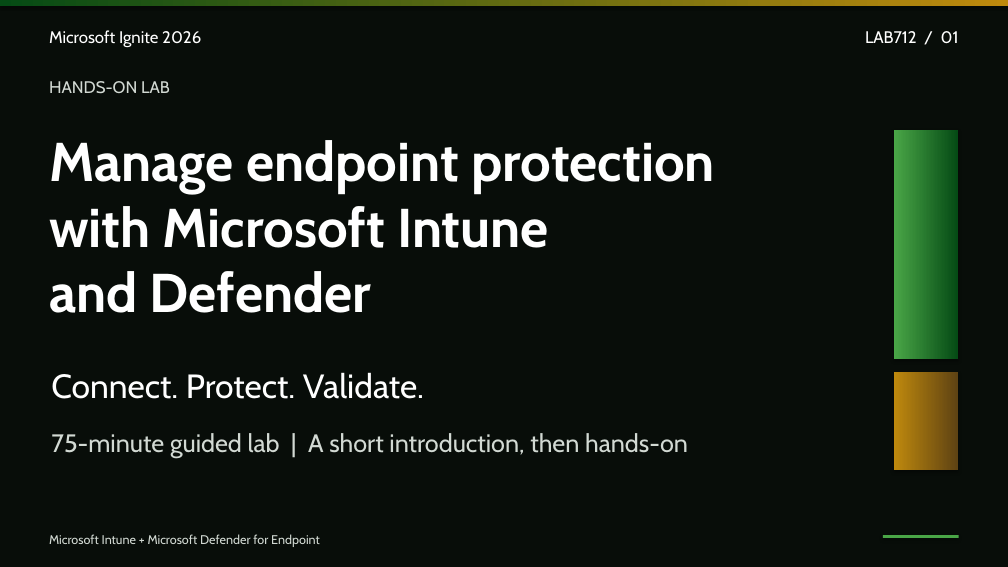
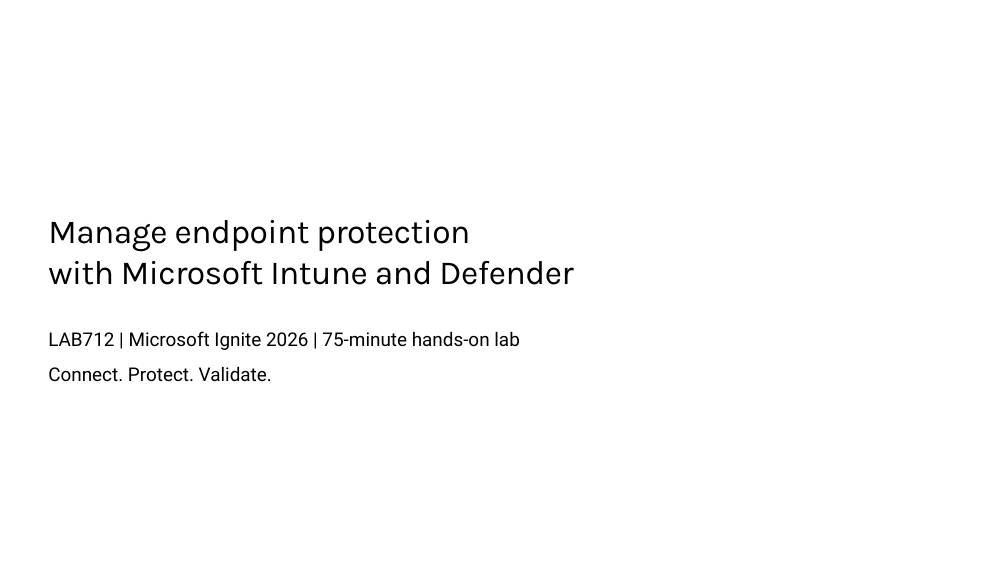
Before and after one commit to microsoft/ignite26-LAB712, a slide deck: slide 1 of docs/slides/LAB712-context-Ignite-2026.pptx. Drawn at 1008x567 pixels with LibreOffice and Linux fonts; fonts in the diff are those of the drawing; background and template pictures are left out. Boxes give left, top, right and bottom in pixels: in the first picture for what was removed or moved away, otherwise in the second. Text is boxed around its words. In the diff, an @@ line names an element or a change of style, - is before the commit and + after.

```diff
--- a/docs/slides/LAB712-context-Ignite-2026.pptx
+++ b/docs/slides/LAB712-context-Ignite-2026.pptx
@@ background #080D09 to #FFFFFF @@
@@ rectangle removed at (0, 0, 1008, 5) @@
@@ text removed at (865, 31, 959, 44) @@
-LAB712 / 01
@@ text removed at (49, 81, 170, 94) @@
-HANDS-ON LAB
@@ rectangle removed at (894, 130, 958, 359) @@
@@ title "Manage endpoint protection with Microsoft ..." at (48, 220, 573, 285): vertical alignment top to bottom @@
@@ title at (48, 220, 573, 285): text changed; size 52 to 32 pt; font Cabin to Karla; text colour #FFFFFF to #000000; bold off @@
-Manage endpoint protection
-with Microsoft Intune
-and Defender
+Manage endpoint protection
+with Microsoft Intune and Defender
@@ text at (48, 331, 519, 382): text changed; size 16 to 18 pt; font Cabin to Roboto; text colour #FFFFFF to #000000 @@
-Microsoft Ignite 2026
+LAB712 | Microsoft Ignite 2026 | 75-minute hands-on lab
+Connect. Protect. Validate.
@@ text removed at (51, 372, 424, 399) @@
-Connect. Protect. Validate.
@@ rectangle removed at (894, 372, 958, 470) @@
@@ text removed at (51, 433, 688, 458) @@
-75-minute guided lab | A short introduction, then hands-on
@@ text removed at (49, 534, 320, 547) @@
-Microsoft Intune + Microsoft Defender for Endpoint
@@ rectangle removed at (883, 535, 959, 538) @@
```
Also in this commit, not shown: 6 other slides changed, 1 slide added, 1 slide removed, 2 other files.
